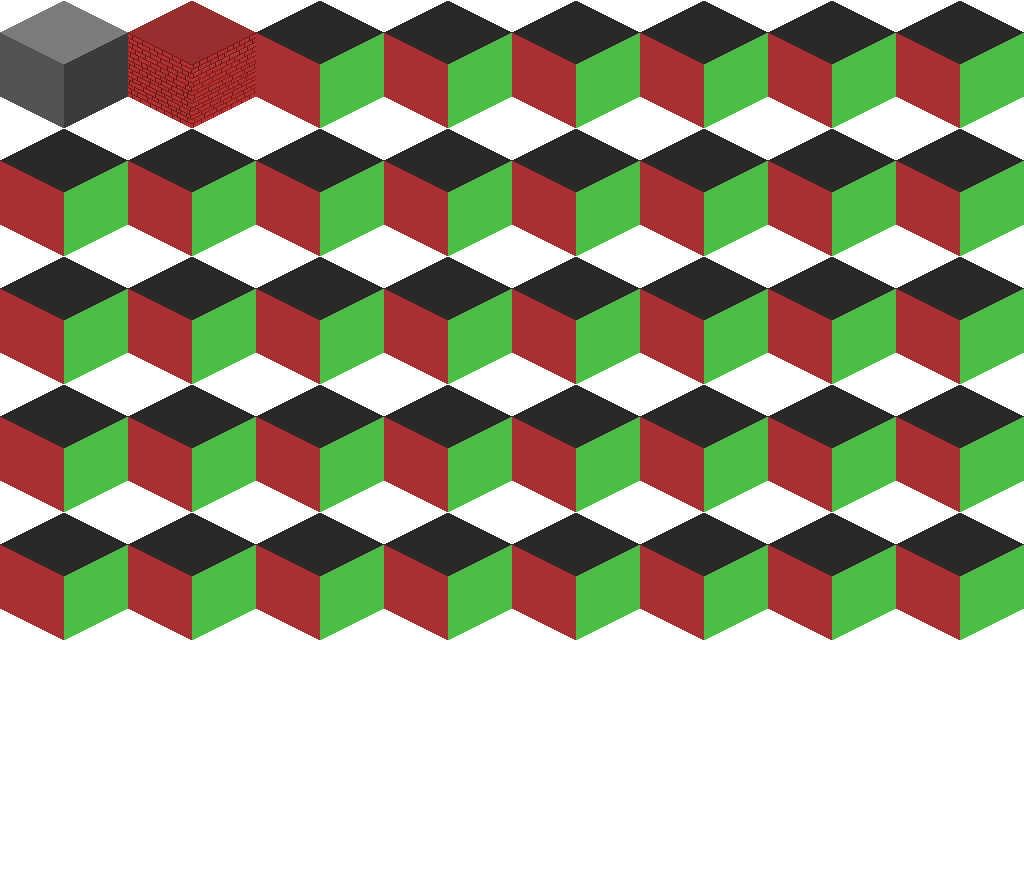
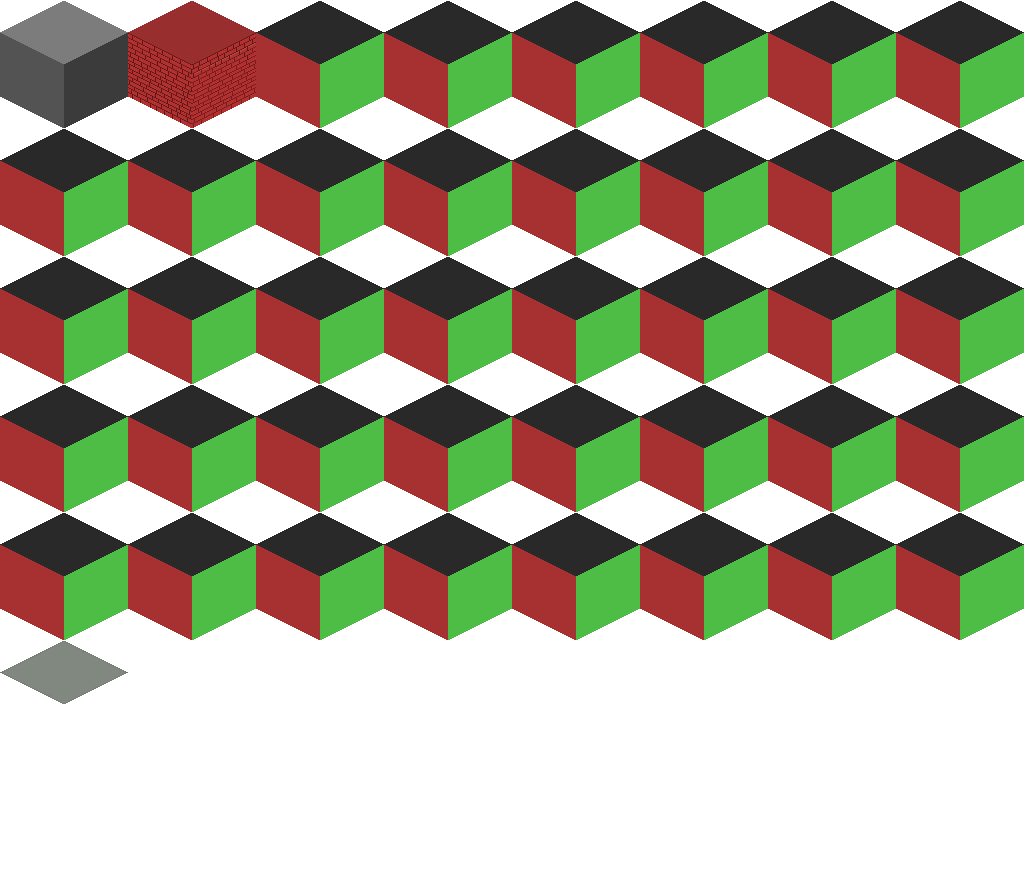
Two versions of the same layered image (1024 x 896). Layer-by-layer changes:
painted on "Calque 126" over [0, 641, 128, 704]
